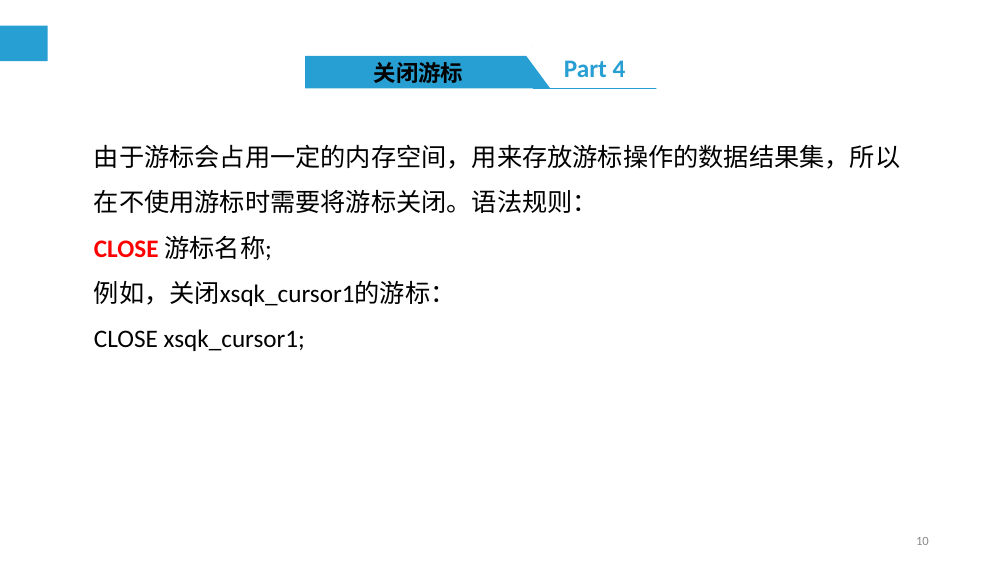
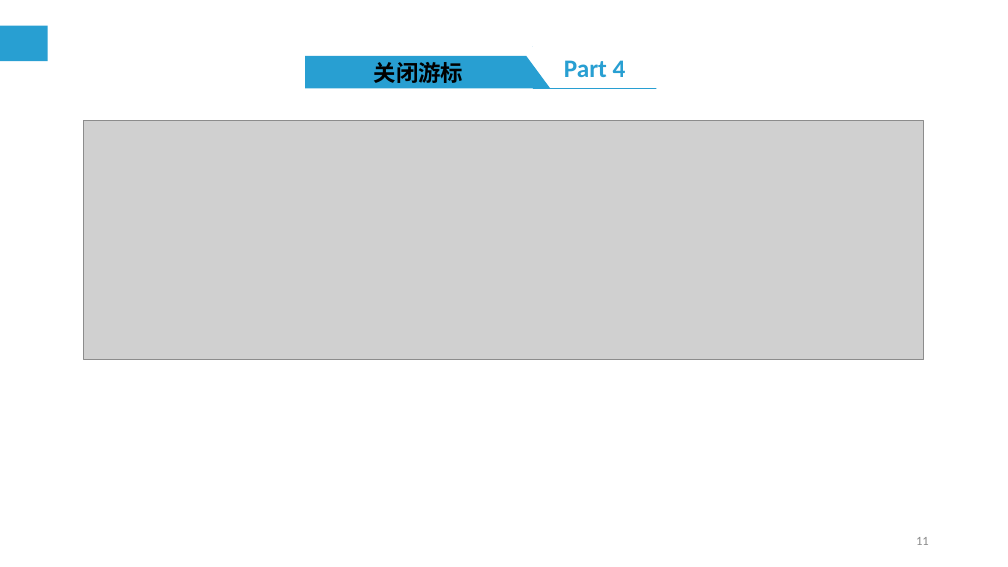
Before and after one commit to cqj726/mysql-s-PPT, a slide deck: slide 11 of PPT/第9章 MySQL编程基础（三）.ppt (slide 10 before the commit). Drawn at 1008x567 pixels with LibreOffice and Linux fonts; fonts in the diff are those of the drawing; grey boxes stand for pictures. Boxes give left, top, right and bottom in pixels: in the first picture for what was removed or moved away, otherwise in the second. Text is boxed around its words. In the diff, an @@ line names an element or a change of style, - is before the commit and + after.

```diff
--- a/PPT/第9章 MySQL编程基础（三）.ppt
+++ b/PPT/第9章 MySQL编程基础（三）.ppt
@@ picture added at (x1=84, y1=121, x2=923, y2=360) @@
@@ text removed at (x1=94, y1=144, x2=900, y2=351) @@
-由于游标会占用一定的内存空间，用来存放游标操作的数据结果集，所以在不使用游标时需要将游标关闭。语法规则：
-CLOSE 游标名称;
-例如，关闭xsqk_cursor1的游标：
-CLOSE xsqk_cursor1;
@@ page number at (x1=916, y1=537, x2=929, y2=545): text changed @@
-10
+11
```
Also in this commit, not shown: 2 other slides changed, 2 slides added, 1 slide removed, 1 other file.
